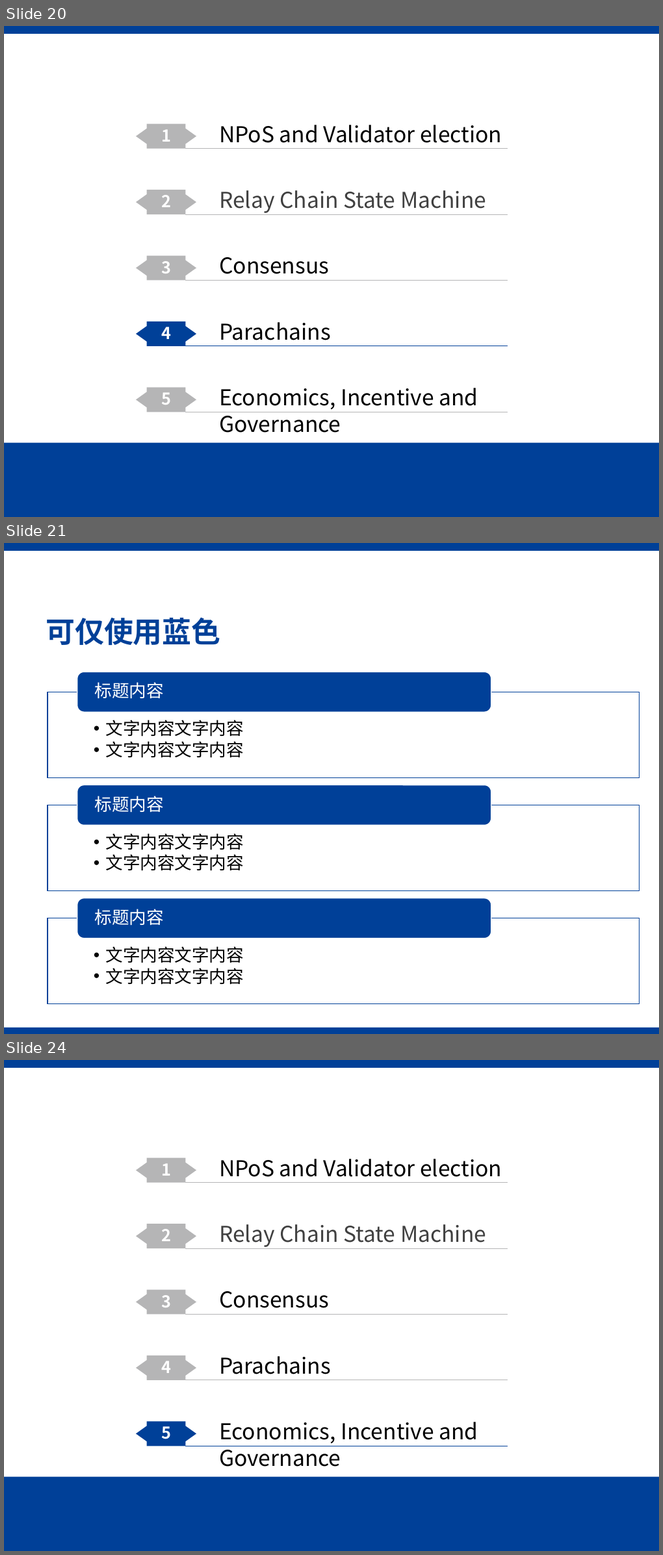
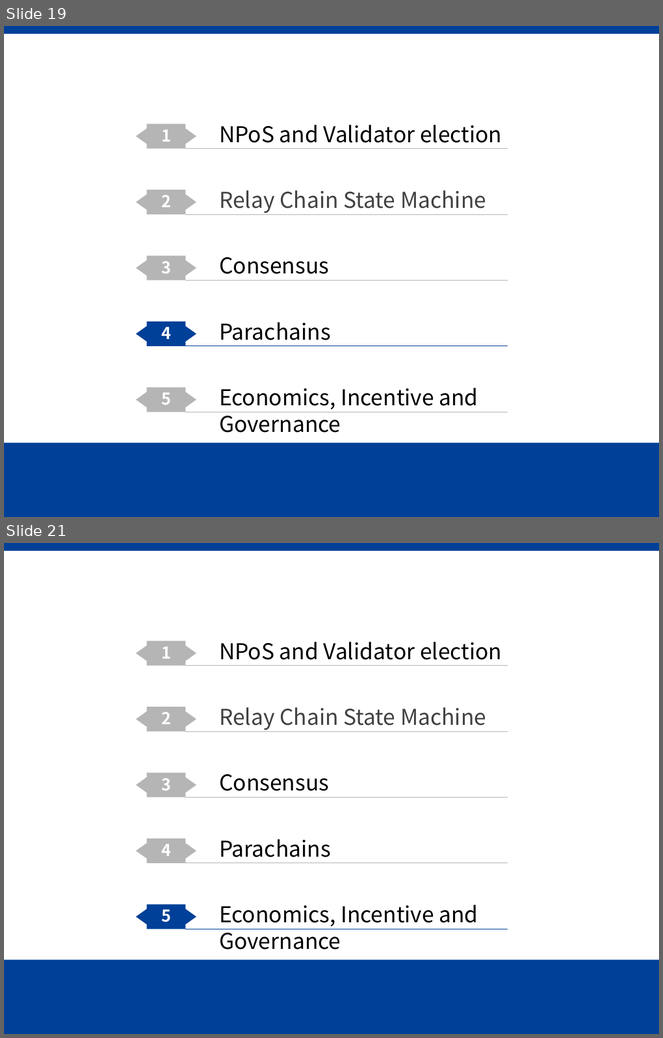
Before and after one commit to Voidkai/Polkadot, a slide deck: Polkadot-PPT.pptx. Shown one above the other, each under a label of ours: slides 20, 21 and 24 before the commit, slides 19 and 21 after it; the slides between them are not shown. The pictures are 663x1555 and 663x1038 pixels, drawn with LibreOffice and Linux fonts; fonts in the diff are those of the drawing; background and template pictures are left out. Boxes give left, top, right and bottom in pixels: in the first picture for what was removed or moved away, otherwise in the second. Text is boxed around its words. In the diff, an @@ line names an element or a change of style, - is before the commit and + after.

```diff
--- a/Polkadot-PPT.pptx
+++ b/Polkadot-PPT.pptx
@@ slide 21 removed at box(4, 543, 659, 1034), background #FFFFFF; not listed: 1 template element that a slide beside it also shows @@
@@ title removed at box(46, 617, 221, 645) @@
-可仅使用蓝色
@@ group removed at box(48, 672, 640, 1005): 6 texts, 3 rectangles, 3 rounded rectangles @@
-  • 文字内容文字内容
-  • 文字内容文字内容
-标题内容
-  • 文字内容文字内容
-  • 文字内容文字内容
-标题内容
-  • 文字内容文字内容
-  • 文字内容文字内容
-标题内容
@@ rectangle removed at box(4, 1028, 659, 1034) @@
@@ what was slide 20 is now slide 19 @@
@@ what was slide 24 is now slide 21 @@
```
Also in this commit, not shown: 2 slides added, 5 other slides removed.
